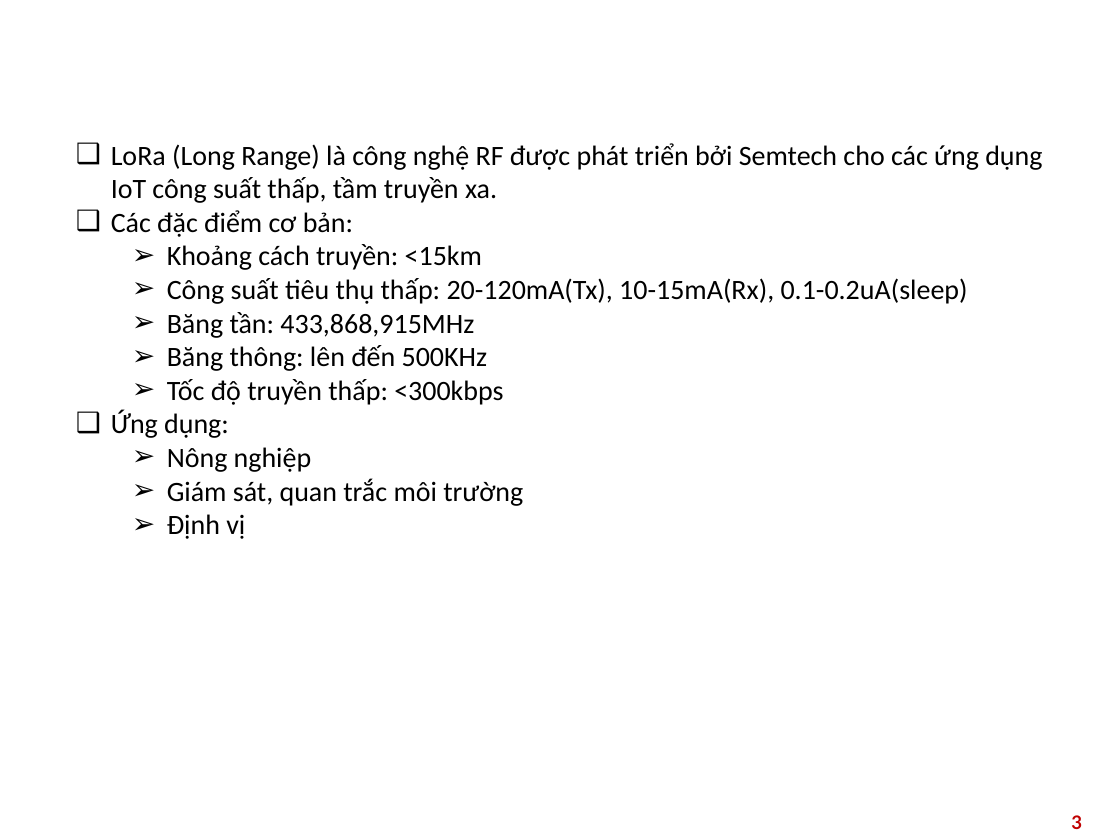
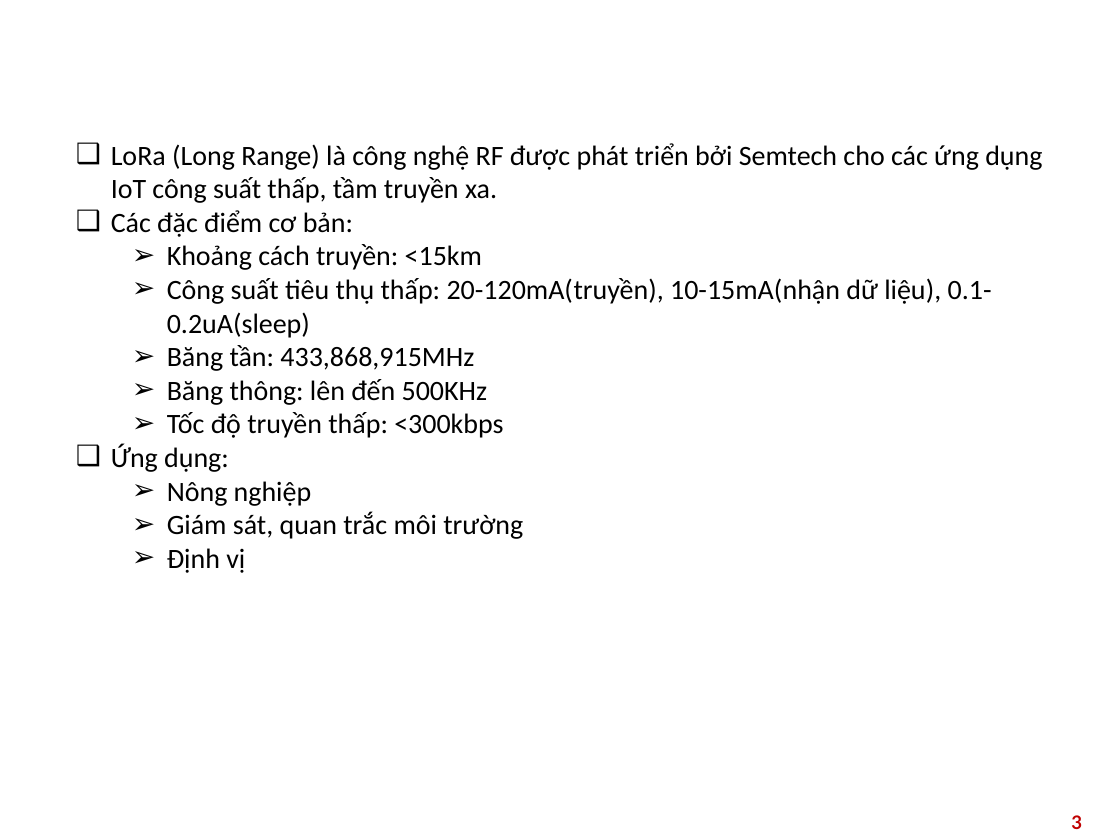
Before and after one commit to NQAnh2425/SmartGarden, a slide deck: slide 3 of smart_garden_report/LoRa_SX1278_guide.pptx. Drawn at 1120x840 pixels with LibreOffice and Linux fonts; fonts in the diff are those of the drawing; background and template pictures are left out. Boxes give left, top, right and bottom in pixels: in the first picture for what was removed or moved away, otherwise in the second. Text is boxed around its words. In the diff, an @@ line names an element or a change of style, - is before the commit and + after.

```diff
--- a/smart_garden_report/LoRa_SX1278_guide.pptx
+++ b/smart_garden_report/LoRa_SX1278_guide.pptx
@@ text at (167,278,992,338): text changed @@
-  ➢ Công suất tiêu thụ thấp: 20-120mA(Tx), 10-15mA(Rx), 0.1-0.2uA(sleep)
+  ➢ Công suất tiêu thụ thấp: 20-120mA(truyền), 10-15mA(nhận dữ liệu), 0.1-0.2uA(sleep)
```
Also in this commit, not shown: 14 other slides changed, 2 slides added, 1 slide removed.
